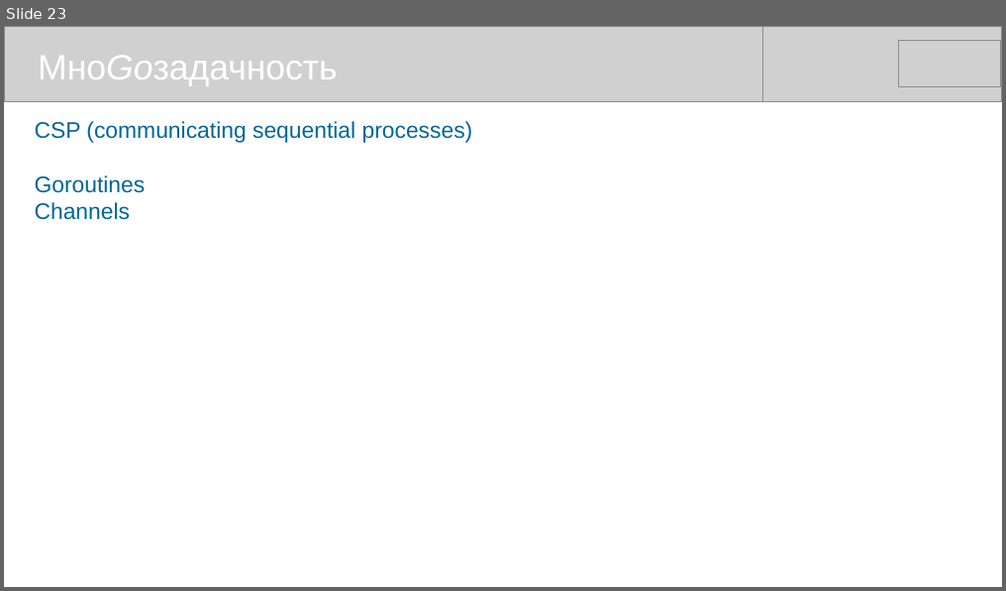
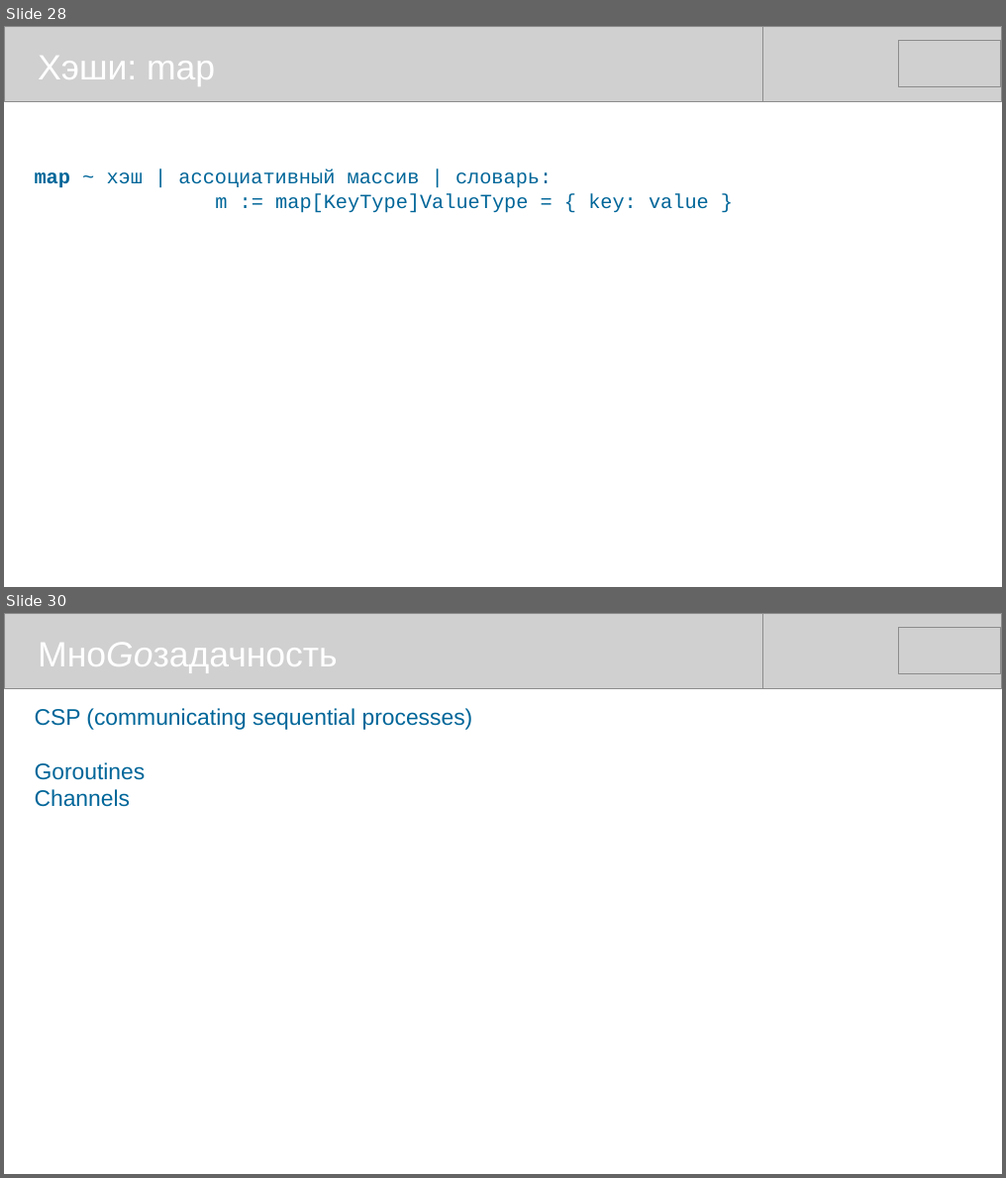
Before and after one commit to mike-shock/Go_language, a slide deck: Go_Intro.odp. Shown one above the other, each under a label of ours: slide 23 before the commit, slides 28 and 30 after it; the slides between them are not shown. The pictures are 1006x591 and 1006x1178 pixels, drawn with LibreOffice and Linux fonts; fonts in the diff are those of the drawing; grey boxes stand for pictures. Boxes give left, top, right and bottom in pixels: in the first picture for what was removed or moved away, otherwise in the second. Text is boxed around its words. In the diff, an @@ line names an element or a change of style, - is before the commit and + after.

```diff
--- a/Go_Intro.odp
+++ b/Go_Intro.odp
@@ slide 28 added at <box>4,26,1002,587</box>, background #FFFFFF @@
@@ picture added at <box>4,26,763,101</box> @@
@@ picture added at <box>243,26,1002,101</box> @@
@@ picture added at <box>899,41,1001,87</box> @@
@@ text added at <box>38,56,215,86</box>, 28 pt, text #FFFFFF @@
+Хэши: map
@@ text added at <box>35,170,709,213</box>, 16 pt, text #006699 @@
+map ~ хэш | ассоциативный массив | словарь:
+m := map[KeyType]ValueType = { key: value }
@@ what was slide 23 is now slide 30 @@
```
Also in this commit, not shown: 14 slides changed, 7 other slides added.
